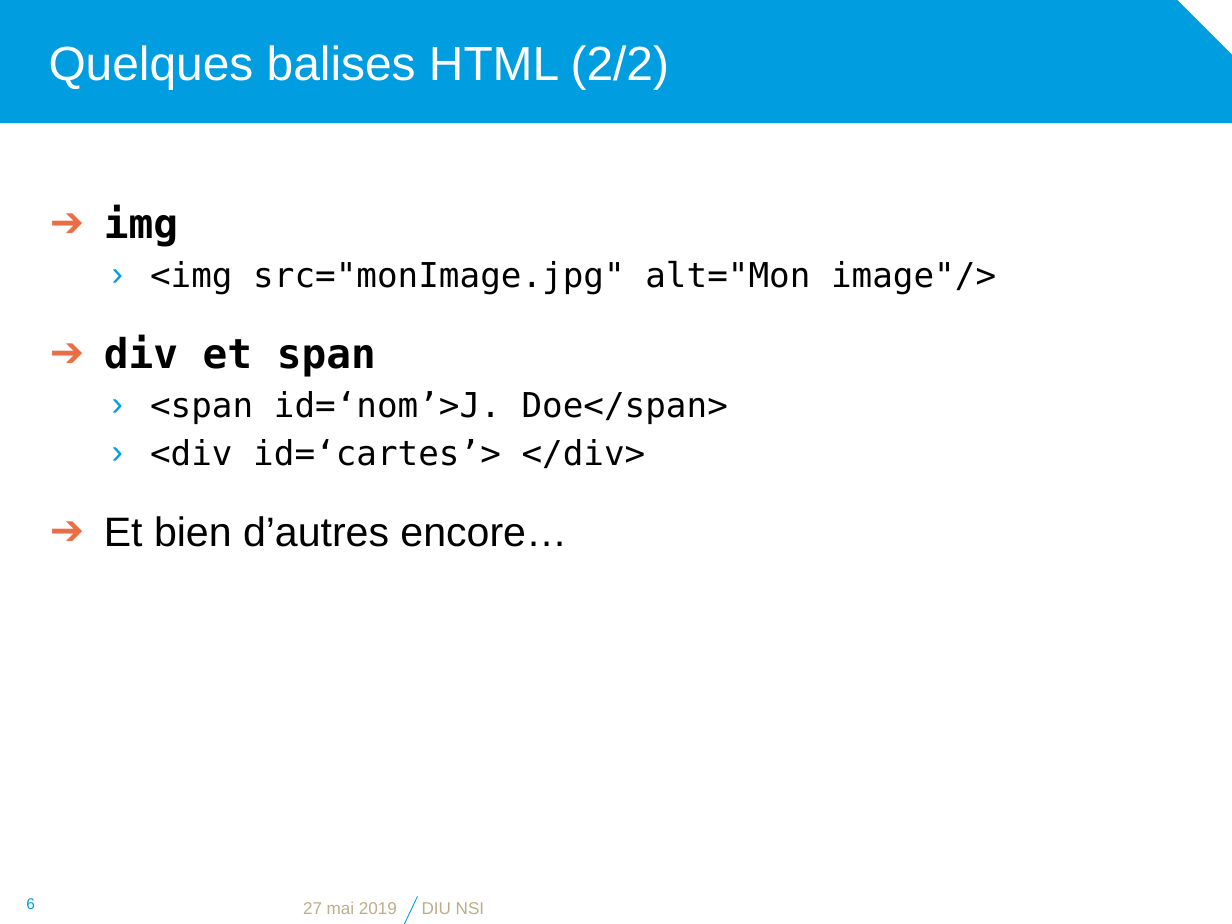
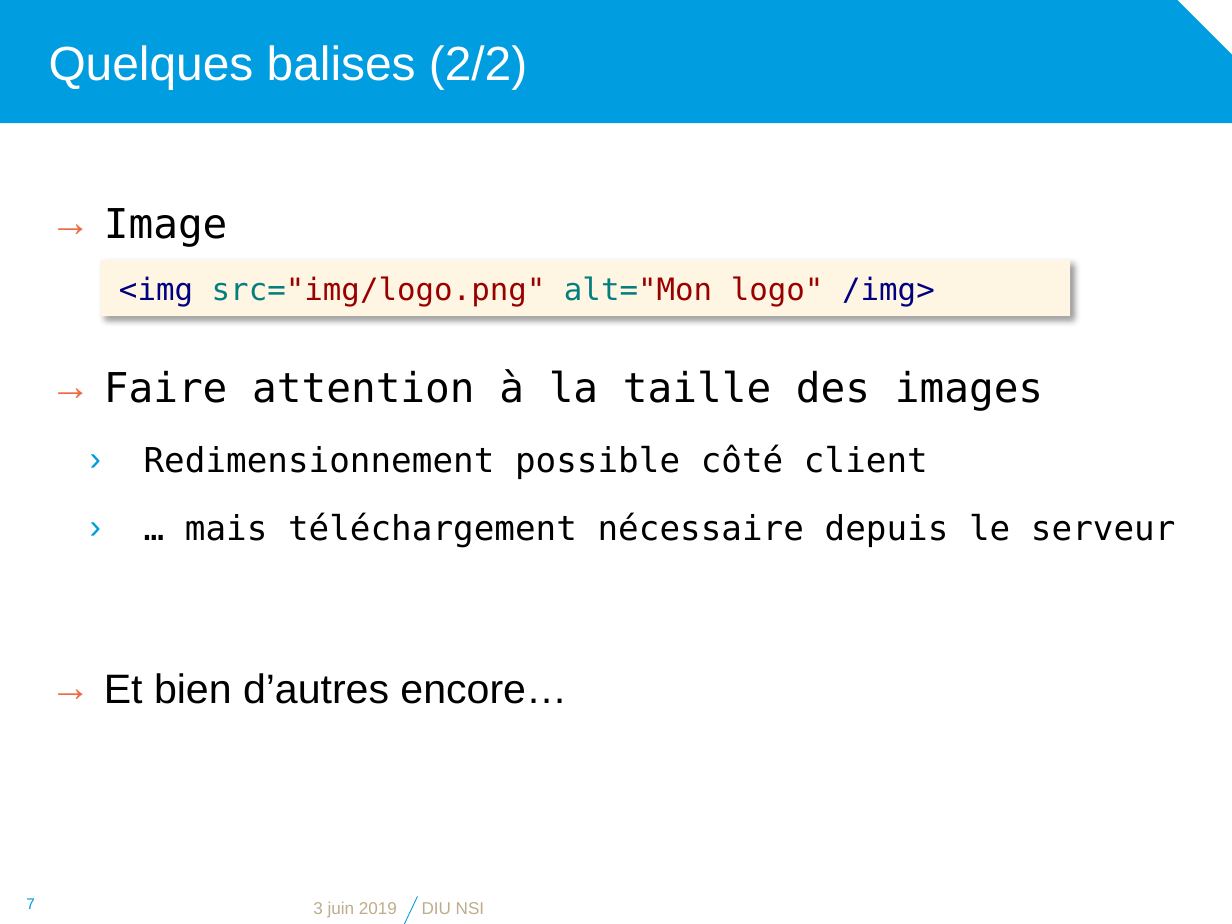
Before and after one commit to diu-uf-bordeaux/bloc1, a slide deck: slide 7 of web/2-HTML/html.pptx (slide 6 before the commit). Drawn at 1232x924 pixels with LibreOffice and Linux fonts; fonts in the diff are those of the drawing; background and template pictures are left out. Boxes give left, top, right and bottom in pixels: in the first picture for what was removed or moved away, otherwise in the second. Text is boxed around its words. In the diff, an @@ line names an element or a change of style, - is before the commit and + after.

Commit message:
pass on html

```diff
--- a/web/2-HTML/html.pptx
+++ b/web/2-HTML/html.pptx
@@ title at <box>49,45,527,89</box>: text changed @@
-Quelques balises HTML (2/2)
+Quelques balises (2/2)
@@ text at <box>104,208,1175,548</box>: text changed @@
-➔ img
-  › <img src="monImage.jpg" alt="Mon image"/>
-➔ div et span
-  › <span id=‘nom’>J. Doe</span>
-  › <div id=‘cartes’> </div>
+→ Image
+→ Faire attention à la taille des images
+  › Redimensionnement possible côté client
+  › … mais téléchargement nécessaire depuis le serveur
@@ rectangle added at <box>100,260,1069,315</box>, fill #FEF6E3, 18 pt, text #990100 @@
+<img src="img/logo.png" alt="Mon logo" /img>
@@ text at <box>104,673,567,704</box>: bullet ➔ to → @@
@@ page number at <box>26,898,35,909</box>: text changed @@
-6
+7
@@ text at <box>313,901,397,918</box>: text changed @@
-27 mai 2019
+3 juin 2019
```
Also in this commit, not shown: 5 other slides changed, 3 slides added, 1 slide removed.
